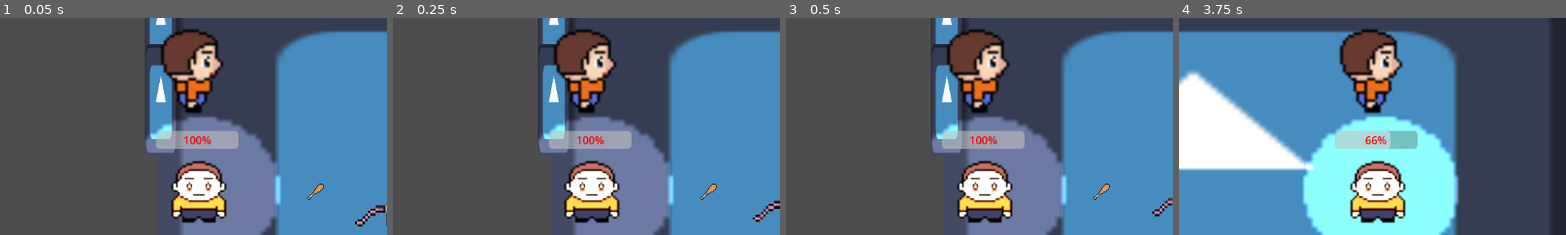
Above: before the commit, frames 1-4 (left to right).
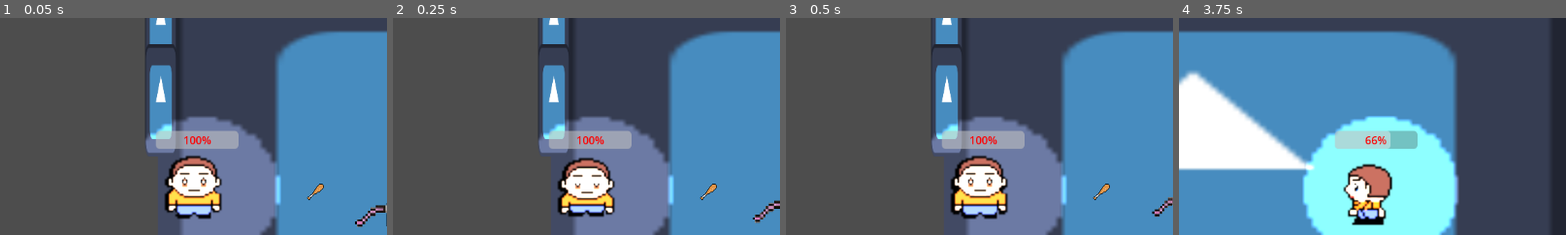
Above: after the commit, the same moments.

Repository: bryanmejiapalma/The-Matrix-Studio
Game: Godot game, scene res://game.tscn
Two runs of this game, one before a commit and one after it. Both use one fixed random seed, a clock stepped at 60 frames per second and the inputs below. The engine's default icon, where the game draws it, is replaced by a stand-in: a white triangle on a blue panel in a dark square.
Inputs (mouse positions are % of the whole screen's width and height, from its top left):
- Up to frame 1 (0.05 s): no input
- Up to frame 2 (0.25 s): no input
- Up to frame 3 (0.5 s): no input
- Up to frame 4 (3.75 s): move the mouse to (72, 45) at 0.52 s; hold D (ui_right) 0.53-1.28 s; hold Shift (boost) 0.53-1.28 s; click (72, 45) at 0.67 s; tap E (interact) at 0.8, 1.35, 2.3, 2.85 s; move the mouse to (30, 55) at 1.27 s; hold S (ui_down) 1.28-2.03 s; tap Shift (boost) at 1.55, 3.05 s; move the mouse to (60, 28) at 2.02 s; hold D (ui_right) 2.03-2.78 s; hold Shift (boost) 2.03-2.78 s; move the mouse to (45, 70) at 2.77 s; hold W (ui_up) 2.78-3.53 s; click (45, 70) at 2.92 s; move the mouse to (80, 65) at 3.52 s; hold A (ui_left) from 3.53 s (still down); hold Shift (boost) from 3.53 s (still down)
The pictures show only the part of the screen within x 24-74%, y 10-60%; the shares and areas given below are measured in that part.

The runs differ from the first frame. In frame 1, 7.8% of the frame differs, in the area x 41-59%, y 4-95%; in frame 2, 7.6%; in frame 3, 7.8%; in frame 4, 8.1%, in the area x 41-59%, y 4-96%.

Commit message:
animation player finished with coding

Diff:
--- /dev/null
+++ b/Key.gd
@@ -0,0 +1,28 @@
+extends Area2D
+
+
+var is_held = false
+var player_in_range = null
+# Called when the node enters the scene tree for the first time.
+func _ready() -> void:
+	body_entered.connect(_on_body_entered)
+	body_exited.connect(_on_body_exited)
+	collision_mask = 1
+
+# Called every frame. 'delta' is the elapsed time since the previous frame.
+func _process(delta: float) -> void:
+	if Input.is_action_just_pressed("interact"):
+		if not is_held and player_in_range != null:
+			pick_up(player_in_range)
+		elif is_held:
+			drop_Key()
+
+func pick_up(player_node: Node2D) -> void:
+	pass
+
+func _on_body_entered(body: Node2D) -> void:
+	pass # Replace with function body.
+
+
+func _on_body_exited(body: Node2D) -> void:
+	pass # Replace with function body.
--- /dev/null
+++ b/Key.tscn
@@ -0,0 +1,22 @@
+[gd_scene load_steps=4 format=3 uid="uid://crqnjnyggwyt7"]
+
+[ext_resource type="Script" uid="uid://cdnmxr5k1ool" path="res://Key.gd" id="1_3nogi"]
+[ext_resource type="Texture2D" uid="uid://yluuq3nrjxvf" path="res://Sprite-0001.png" id="1_gp5im"]
+
+[sub_resource type="RectangleShape2D" id="RectangleShape2D_3nogi"]
+size = Vector2(314, 98)
+
+[node name="Key" type="Area2D"]
+script = ExtResource("1_3nogi")
+
+[node name="CollisionShape2D" type="CollisionShape2D" parent="."]
+position = Vector2(106, 0)
+shape = SubResource("RectangleShape2D_3nogi")
+
+[node name="Sprite2D" type="Sprite2D" parent="."]
+position = Vector2(107, 0)
+scale = Vector2(3.14, 1)
+texture = ExtResource("1_gp5im")
+
+[connection signal="body_entered" from="." to="." method="_on_body_entered"]
+[connection signal="body_exited" from="." to="." method="_on_body_exited"]
--- a/Player.tscn
+++ b/Player.tscn
@@ -138,6 +138,7 @@
 
 [node name="Sprite2D" type="Sprite2D" parent="."]
 unique_name_in_owner = true
+visible = false
 position = Vector2(-4.9999924, 91)
 scale = Vector2(3.1150002, 3.04)
 texture = ExtResource("2_kne1u")
@@ -190,10 +191,9 @@
 shape = SubResource("CircleShape2D_kne1u")
 
 [node name="AnimatedSprite2D" type="AnimatedSprite2D" parent="."]
-position = Vector2(-25, -71.000015)
-scale = Vector2(4, 4)
+position = Vector2(-12, 86)
+scale = Vector2(3.1, 3.1)
 sprite_frames = SubResource("SpriteFrames_wi0c6")
 animation = &"walk_left_right"
-frame_progress = 0.8892623
 
 [connection signal="timeout" from="Timer" to="." method="_on_timer_timeout"]
--- a/Walls.tscn
+++ b/Walls.tscn
@@ -6,7 +6,7 @@
 [sub_resource type="RectangleShape2D" id="RectangleShape2D_dfhtb"]
 size = Vector2(44, 158.5)
 
-[node name="StaticBody2D" type="StaticBody2D"]
+[node name="doors" type="StaticBody2D"]
 script = ExtResource("1_of4p7")
 
 [node name="Sprite2D" type="Sprite2D" parent="."]
--- a/map.gd
+++ b/map.gd
@@ -9,3 +9,6 @@
 # Called every frame. 'delta' is the elapsed time since the previous frame.
 func _process(delta: float) -> void:
 	pass
+
+func pick_up(player_node: Node2D) -> void:
+	pass
--- a/player.gd
+++ b/player.gd
@@ -11,16 +11,16 @@
 var can_take_damage: bool = true
 var held_item = null
 
-# --- NEW: STAMINA VARIABLE ---
+# --- STAMINA ---
 var sprint_stamina: float = SPRINT_TIME_MAX
 
-@onready var sprite_2d: Sprite2D = $Sprite2D
+@onready var sprite_2d: AnimatedSprite2D = $AnimatedSprite2D
 @onready var health_bar = $ProgressBar
 @onready var pickup_zone = $PickupZone
 @onready var hold_position = $HoldPosition
 
 func _ready():
-	health = max_health # Start at 100
+	health = max_health
 	health_bar.max_value = max_health
 	health_bar.value = health
 
@@ -34,23 +34,58 @@
 	var vertical_input := Input.get_axis("ui_up", "ui_down")
 	var horizontal_input := Input.get_axis("ui_left", "ui_right")
 
-	# --- UPDATED SPRINT LOGsIC ---
+	# --- SPRINT LOGIC ---
 	var current_speed = WALK_SPEED
 
-	# Check if boost is pressed AND we have stamina left
 	if Input.is_action_pressed("boost") and sprint_stamina > 0:
 		current_speed = BOOST_SPEED
-		sprint_stamina -= delta # Drain stamina over time
+		sprint_stamina -= delta
 	else:
-		# Refill stamina slowly when not sprinting
 		sprint_stamina = move_toward(sprint_stamina, SPRINT_TIME_MAX, delta * 0.5)
 
-	velocity.x = horizontal_input * current_speed
-	velocity.y = vertical_input * current_speed
+	# --- NORMALIZED MOVEMENT (prevents faster diagonal speed) ---
+	var input_vector = Vector2(horizontal_input, vertical_input).normalized()
+	velocity = input_vector * current_speed
 
 	move_and_slide()
 
-# --- THE DAMAGE SYSTEM ---
+	# --- ANIMATION CALL ---
+	update_animation(horizontal_input, vertical_input)
+
+# --- ANIMATION SYSTEM ---
+func update_animation(h_input: float, v_input: float):
+	if is_dead:
+		if sprite_2d.animation != "default":
+			sprite_2d.play("default")
+		return
+
+	var is_moving = h_input != 0 or v_input != 0
+	var is_sprinting = Input.is_action_pressed("boost") and sprint_stamina > 0
+
+	if is_moving:
+		# Speed up animation if sprinting
+		sprite_2d.speed_scale = 1.5 if is_sprinting else 1.0
+
+		# Direction priority (vertical over horizontal)
+		if abs(v_input) > abs(h_input):
+			if v_input < 0:
+				if sprite_2d.animation != "walk_up":
+					sprite_2d.play("walk_up")
+			else:
+				if sprite_2d.animation != "walk_down":
+					sprite_2d.play("walk_down")
+		else:
+			if sprite_2d.animation != "walk_left_right":
+				sprite_2d.play("walk_left_right")
+
+			# Flip sprite for left/right
+			sprite_2d.flip_h = h_input < 0
+	else:
+		sprite_2d.speed_scale = 1.0
+		if sprite_2d.animation != "default":
+			sprite_2d.play("default")
+
+# --- DAMAGE SYSTEM ---
 func take_damage(amount: int):
 	if is_dead or not can_take_damage: return
 
@@ -77,15 +112,16 @@
 	rotation_degrees = 90
 	print("Player is down!")
 
-	# --- RESPAWN LOGIC ---
 	await get_tree().create_timer(2.0).timeout
 	get_tree().reload_current_scene()
 
 # --- PICKUP LOGIC ---
 func _input(_event):
 	if Input.is_action_just_pressed("interact"):
-		if held_item: drop_item()
-		else: pick_up_item()
+		if held_item:
+			drop_item()
+		else:
+			pick_up_item()
 
 func pick_up_item():
 	var areas = pickup_zone.get_overlapping_areas()
Not shown, added: Key.gd.uid
Not shown: 1 places in game.tscn that only renumber resources
